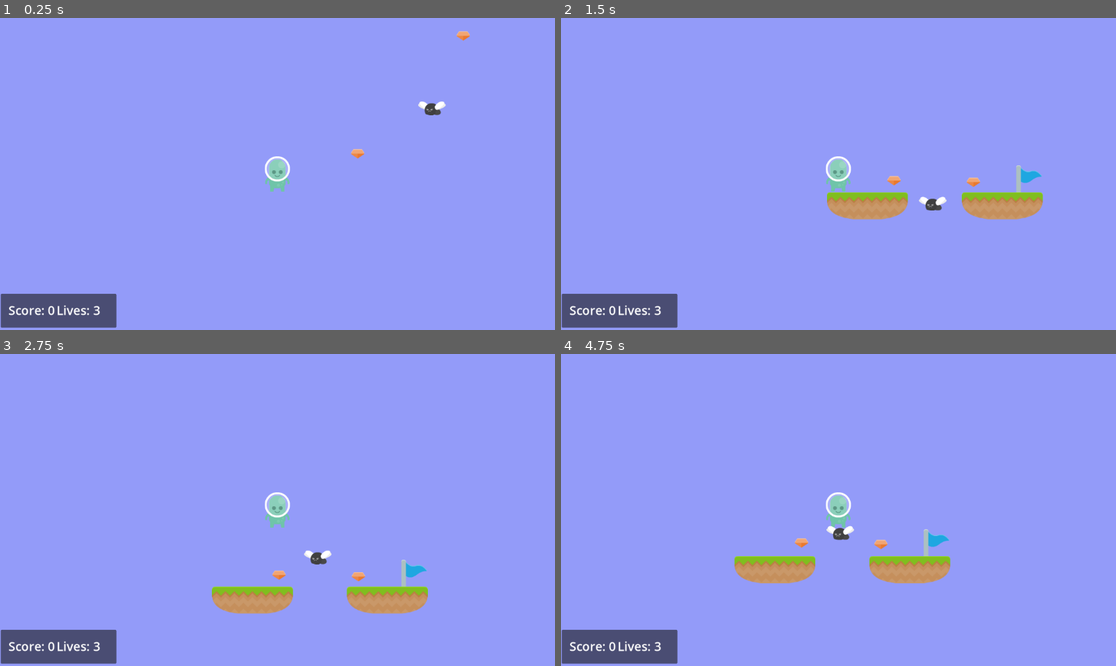
Above: before the commit, frames 1-4 (two rows, left to right).
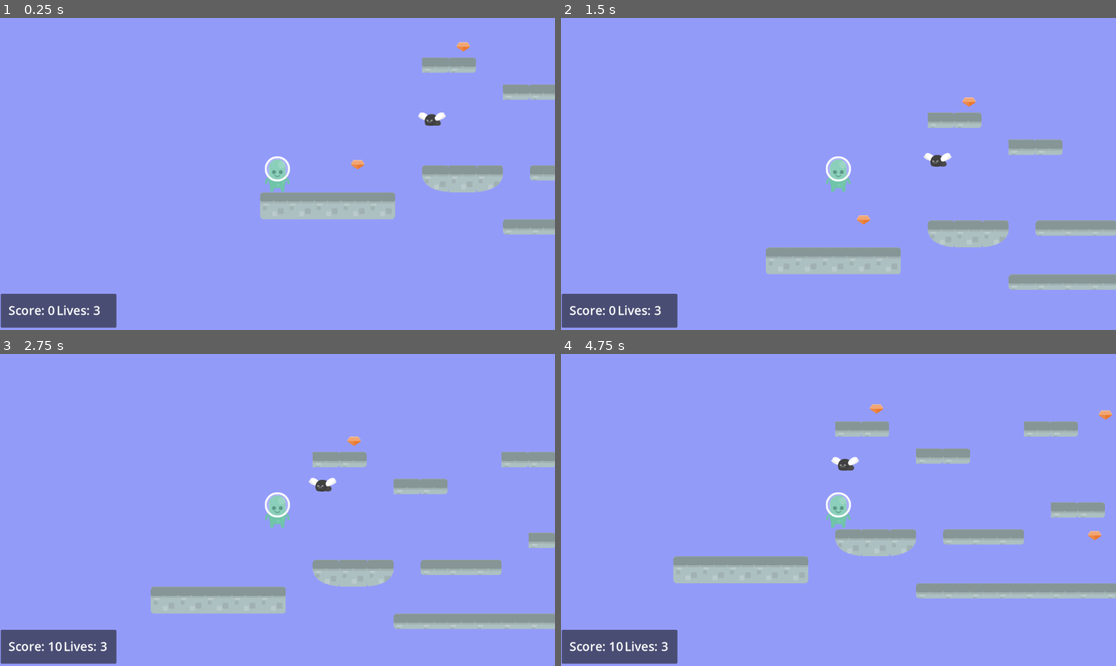
Above: after the commit, the same moments.

Repository: adrianschofield/unshaped-godot-2dplatformer
Game: Godot game, scene res://Scenes/level_3.tscn
Two runs of this game, one before a commit and one after it. Both use one fixed random seed, a clock stepped at 60 frames per second and the inputs below. This scene is started directly instead of the project's main scene. Sound files missing from this copy of the repository are replaced by a short silence.
Inputs (mouse positions are in pixels of both pictures, inside the frame that each line leads up to):
- Up to frame 1 (0.25 s): no input
- Up to frame 2 (1.5 s): hold Right 0.53-1.25 s; tap Space at 0.77 s; click (832, 202) at 1.25 s, where only the run before the commit has a clickable "Play Again?"
- Up to frame 3 (2.75 s): hold Right from 2.03 s (still down); tap Space at 2.27 s
- Up to frame 4 (4.75 s): release Right at 2.78 s; hold Left 2.78-3.53 s; hold Right from 3.53 s (still down); tap Space at 3.77, 4.52 s

The runs differ from the first frame. In frame 1, 5.4% of the frame differs, in the area x 46-100%, y 4-70%; in frame 2, 8.9%; in frame 3, 9.1%; in frame 4, 9.6%, in the area x 8-100%, y 16-96%.

Commit message:
Fixed level_3 after tiles removed by copy paste

Diff:
--- a/Scenes/level_3.tscn
+++ b/Scenes/level_3.tscn
@@ -1,13 +1,496 @@
-[gd_scene load_steps=6 format=3 uid="uid://b5lawexi0sj66"]
-
+[gd_scene load_steps=8 format=3 uid="uid://b5lawexi0sj66"]
+
+[ext_resource type="Texture2D" uid="uid://bvj0y6w5vjwsf" path="res://Assets/Tiles/tiles_sheet.png" id="1_qojr0"]
 [ext_resource type="PackedScene" uid="uid://olld3eonwtqm" path="res://Scenes/player.tscn" id="2_6hdve"]
 [ext_resource type="PackedScene" uid="uid://bfbijikxvwkom" path="res://Scenes/finish_flag.tscn" id="3_oi27t"]
 [ext_resource type="PackedScene" uid="uid://cjh2sw7vviwdh" path="res://Scenes/enemy_fly.tscn" id="4_lrgcc"]
 [ext_resource type="PackedScene" uid="uid://bk1ogy8xn8pj0" path="res://Scenes/gem.tscn" id="5_4bvro"]
 
+[sub_resource type="TileSetAtlasSource" id="TileSetAtlasSource_spvbm"]
+texture = ExtResource("1_qojr0")
+texture_region_size = Vector2i(70, 70)
+0:0/0 = 0
+0:0/0/physics_layer_0/linear_velocity = Vector2(0, 0)
+0:0/0/physics_layer_0/angular_velocity = 0.0
+1:0/0 = 0
+1:0/0/physics_layer_0/linear_velocity = Vector2(0, 0)
+1:0/0/physics_layer_0/angular_velocity = 0.0
+2:0/0 = 0
+2:0/0/physics_layer_0/linear_velocity = Vector2(0, 0)
+2:0/0/physics_layer_0/angular_velocity = 0.0
+3:0/0 = 0
+3:0/0/physics_layer_0/linear_velocity = Vector2(0, 0)
+3:0/0/physics_layer_0/angular_velocity = 0.0
+4:0/0 = 0
+4:0/0/physics_layer_0/linear_velocity = Vector2(0, 0)
+4:0/0/physics_layer_0/angular_velocity = 0.0
+5:0/0 = 0
+5:0/0/physics_layer_0/linear_velocity = Vector2(0, 0)
+5:0/0/physics_layer_0/angular_velocity = 0.0
+6:0/0 = 0
+6:0/0/physics_layer_0/linear_velocity = Vector2(0, 0)
+6:0/0/physics_layer_0/angular_velocity = 0.0
+7:0/0 = 0
+7:0/0/physics_layer_0/linear_velocity = Vector2(0, 0)
+7:0/0/physics_layer_0/angular_velocity = 0.0
+8:0/0 = 0
+8:0/0/physics_layer_0/linear_velocity = Vector2(0, 0)
+8:0/0/physics_layer_0/angular_velocity = 0.0
+8:0/0/physics_layer_0/polygon_0/points = PackedVector2Array(-35, -35, 35, -35, 35, 35, -35, 35)
+9:0/0 = 0
+9:0/0/physics_layer_0/linear_velocity = Vector2(0, 0)
+9:0/0/physics_layer_0/angular_velocity = 0.0
+10:0/0 = 0
+10:0/0/physics_layer_0/linear_velocity = Vector2(0, 0)
+10:0/0/physics_layer_0/angular_velocity = 0.0
+11:0/0 = 0
+11:0/0/physics_layer_0/linear_velocity = Vector2(0, 0)
+11:0/0/physics_layer_0/angular_velocity = 0.0
+11:0/0/physics_layer_0/polygon_0/points = PackedVector2Array(-35, -35, 35, -35, 35, 35, -35, 35)
+0:1/0 = 0
+0:1/0/physics_layer_0/linear_velocity = Vector2(0, 0)
+0:1/0/physics_layer_0/angular_velocity = 0.0
+1:1/0 = 0
+1:1/0/physics_layer_0/linear_velocity = Vector2(0, 0)
+1:1/0/physics_layer_0/angular_velocity = 0.0
+1:1/0/physics_layer_0/polygon_0/points = PackedVector2Array(-35, -35, 35, -35, 35, 35, -35, 35)
+2:1/0 = 0
+2:1/0/physics_layer_0/linear_velocity = Vector2(0, 0)
+2:1/0/physics_layer_0/angular_velocity = 0.0
+3:1/0 = 0
+3:1/0/physics_layer_0/linear_velocity = Vector2(0, 0)
+3:1/0/physics_layer_0/angular_velocity = 0.0
+4:1/0 = 0
+4:1/0/physics_layer_0/linear_velocity = Vector2(0, 0)
+4:1/0/physics_layer_0/angular_velocity = 0.0
+5:1/0 = 0
+5:1/0/physics_layer_0/linear_velocity = Vector2(0, 0)
+5:1/0/physics_layer_0/angular_velocity = 0.0
+6:1/0 = 0
+6:1/0/physics_layer_0/linear_velocity = Vector2(0, 0)
+6:1/0/physics_layer_0/angular_velocity = 0.0
+7:1/0 = 0
+7:1/0/physics_layer_0/linear_velocity = Vector2(0, 0)
+7:1/0/physics_layer_0/angular_velocity = 0.0
+8:1/0 = 0
+8:1/0/physics_layer_0/linear_velocity = Vector2(0, 0)
+8:1/0/physics_layer_0/angular_velocity = 0.0
+8:1/0/physics_layer_0/polygon_0/points = PackedVector2Array(-35, -35, 35, -35, 35, 35, -35, 35)
+9:1/0 = 0
+9:1/0/physics_layer_0/linear_velocity = Vector2(0, 0)
+9:1/0/physics_layer_0/angular_velocity = 0.0
+10:1/0 = 0
+10:1/0/physics_layer_0/linear_velocity = Vector2(0, 0)
+10:1/0/physics_layer_0/angular_velocity = 0.0
+11:1/0 = 0
+11:1/0/physics_layer_0/linear_velocity = Vector2(0, 0)
+11:1/0/physics_layer_0/angular_velocity = 0.0
+11:1/0/physics_layer_0/polygon_0/points = PackedVector2Array(-35, -35, 35, -35, 35, 35, -35, 35)
+0:2/0 = 0
+0:2/0/physics_layer_0/linear_velocity = Vector2(0, 0)
+0:2/0/physics_layer_0/angular_velocity = 0.0
+1:2/0 = 0
+1:2/0/physics_layer_0/linear_velocity = Vector2(0, 0)
+1:2/0/physics_layer_0/angular_velocity = 0.0
+1:2/0/physics_layer_0/polygon_0/points = PackedVector2Array(-35, -35, 35, -35, 35, 35, -35, 35)
+2:2/0 = 0
+2:2/0/physics_layer_0/linear_velocity = Vector2(0, 0)
+2:2/0/physics_layer_0/angular_velocity = 0.0
+3:2/0 = 0
+3:2/0/physics_layer_0/linear_velocity = Vector2(0, 0)
+3:2/0/physics_layer_0/angular_velocity = 0.0
+4:2/0 = 0
+4:2/0/physics_layer_0/linear_velocity = Vector2(0, 0)
+4:2/0/physics_layer_0/angular_velocity = 0.0
+5:2/0 = 0
+5:2/0/physics_layer_0/linear_velocity = Vector2(0, 0)
+5:2/0/physics_layer_0/angular_velocity = 0.0
+6:2/0 = 0
+6:2/0/physics_layer_0/linear_velocity = Vector2(0, 0)
+6:2/0/physics_layer_0/angular_velocity = 0.0
+7:2/0 = 0
+7:2/0/physics_layer_0/linear_velocity = Vector2(0, 0)
+7:2/0/physics_layer_0/angular_velocity = 0.0
+8:2/0 = 0
+8:2/0/physics_layer_0/linear_velocity = Vector2(0, 0)
+8:2/0/physics_layer_0/angular_velocity = 0.0
+9:2/0 = 0
+9:2/0/physics_layer_0/linear_velocity = Vector2(0, 0)
+9:2/0/physics_layer_0/angular_velocity = 0.0
+10:2/0 = 0
+10:2/0/physics_layer_0/linear_velocity = Vector2(0, 0)
+10:2/0/physics_layer_0/angular_velocity = 0.0
+10:2/0/physics_layer_0/polygon_0/points = PackedVector2Array(-35, -35, 35, -35, 35, 35, -35, 35)
+11:2/0 = 0
+11:2/0/physics_layer_0/linear_velocity = Vector2(0, 0)
+11:2/0/physics_layer_0/angular_velocity = 0.0
+11:2/0/physics_layer_0/polygon_0/points = PackedVector2Array(-35, -35, 35, -35, 35, 35, -35, 35)
+0:3/0 = 0
+0:3/0/physics_layer_0/linear_velocity = Vector2(0, 0)
+0:3/0/physics_layer_0/angular_velocity = 0.0
+1:3/0 = 0
+1:3/0/physics_layer_0/linear_velocity = Vector2(0, 0)
+1:3/0/physics_layer_0/angular_velocity = 0.0
+1:3/0/physics_layer_0/polygon_0/points = PackedVector2Array(-35, -35, 35, -35, 35, 35, -35, 35)
+2:3/0 = 0
+2:3/0/physics_layer_0/linear_velocity = Vector2(0, 0)
+2:3/0/physics_layer_0/angular_velocity = 0.0
+3:3/0 = 0
+3:3/0/physics_layer_0/linear_velocity = Vector2(0, 0)
+3:3/0/physics_layer_0/angular_velocity = 0.0
+4:3/0 = 0
+4:3/0/physics_layer_0/linear_velocity = Vector2(0, 0)
+4:3/0/physics_layer_0/angular_velocity = 0.0
+8:3/0 = 0
+8:3/0/physics_layer_0/linear_velocity = Vector2(0, 0)
+8:3/0/physics_layer_0/angular_velocity = 0.0
+9:3/0 = 0
+9:3/0/physics_layer_0/linear_velocity = Vector2(0, 0)
+9:3/0/physics_layer_0/angular_velocity = 0.0
+10:3/0 = 0
+10:3/0/physics_layer_0/linear_velocity = Vector2(0, 0)
+10:3/0/physics_layer_0/angular_velocity = 0.0
+10:3/0/physics_layer_0/polygon_0/points = PackedVector2Array(-35, -35, 35, -35, 35, 35, -35, 35)
+11:3/0 = 0
+11:3/0/physics_layer_0/linear_velocity = Vector2(0, 0)
+11:3/0/physics_layer_0/angular_velocity = 0.0
+11:3/0/physics_layer_0/polygon_0/points = PackedVector2Array(-35, -35, 35, -35, 35, 35, -35, 35)
+0:4/0 = 0
+0:4/0/physics_layer_0/linear_velocity = Vector2(0, 0)
+0:4/0/physics_layer_0/angular_velocity = 0.0
+1:4/0 = 0
+1:4/0/physics_layer_0/linear_velocity = Vector2(0, 0)
+1:4/0/physics_layer_0/angular_velocity = 0.0
+1:4/0/physics_layer_0/polygon_0/points = PackedVector2Array(-35, -35, 35, -35, 35, 35, -35, 35)
+2:4/0 = 0
+2:4/0/physics_layer_0/linear_velocity = Vector2(0, 0)
+2:4/0/physics_layer_0/angular_velocity = 0.0
+3:4/0 = 0
+3:4/0/physics_layer_0/linear_velocity = Vector2(0, 0)
+3:4/0/physics_layer_0/angular_velocity = 0.0
+4:4/0 = 0
+4:4/0/physics_layer_0/linear_velocity = Vector2(0, 0)
+4:4/0/physics_layer_0/angular_velocity = 0.0
+4:4/0/physics_layer_0/polygon_0/points = PackedVector2Array(-35, -35, 35, -35, 35, 35, -35, 35)
+5:4/0 = 0
+5:4/0/physics_layer_0/linear_velocity = Vector2(0, 0)
+5:4/0/physics_layer_0/angular_velocity = 0.0
+6:4/0 = 0
+6:4/0/physics_layer_0/linear_velocity = Vector2(0, 0)
+6:4/0/physics_layer_0/angular_velocity = 0.0
+7:4/0 = 0
+7:4/0/physics_layer_0/linear_velocity = Vector2(0, 0)
+7:4/0/physics_layer_0/angular_velocity = 0.0
+7:4/0/physics_layer_0/polygon_0/points = PackedVector2Array(-35, -35, 35, -35, 35, 35, -35, 35)
+8:4/0 = 0
+8:4/0/physics_layer_0/linear_velocity = Vector2(0, 0)
+8:4/0/physics_layer_0/angular_velocity = 0.0
+9:4/0 = 0
+9:4/0/physics_layer_0/linear_velocity = Vector2(0, 0)
+9:4/0/physics_layer_0/angular_velocity = 0.0
+10:4/0 = 0
+10:4/0/physics_layer_0/linear_velocity = Vector2(0, 0)
+10:4/0/physics_layer_0/angular_velocity = 0.0
+10:4/0/physics_layer_0/polygon_0/points = PackedVector2Array(-35, -35, 35, -35, 35, 35, -35, 35)
+11:4/0 = 0
+11:4/0/physics_layer_0/linear_velocity = Vector2(0, 0)
+11:4/0/physics_layer_0/angular_velocity = 0.0
+11:4/0/physics_layer_0/polygon_0/points = PackedVector2Array(-35, -35, 35, -35, 35, 35, -35, 35)
+0:5/0 = 0
+0:5/0/physics_layer_0/linear_velocity = Vector2(0, 0)
+0:5/0/physics_layer_0/angular_velocity = 0.0
+1:5/0 = 0
+1:5/0/physics_layer_0/linear_velocity = Vector2(0, 0)
+1:5/0/physics_layer_0/angular_velocity = 0.0
+1:5/0/physics_layer_0/polygon_0/points = PackedVector2Array(-35, -35, 35, -35, 35, 35, -35, 35)
+2:5/0 = 0
+2:5/0/physics_layer_0/linear_velocity = Vector2(0, 0)
+2:5/0/physics_layer_0/angular_velocity = 0.0
+3:5/0 = 0
+3:5/0/physics_layer_0/linear_velocity = Vector2(0, 0)
+3:5/0/physics_layer_0/angular_velocity = 0.0
+4:5/0 = 0
+4:5/0/physics_layer_0/linear_velocity = Vector2(0, 0)
+4:5/0/physics_layer_0/angular_velocity = 0.0
+4:5/0/physics_layer_0/polygon_0/points = PackedVector2Array(-35, -35, 35, -35, 35, 35, -35, 35)
+5:5/0 = 0
+5:5/0/physics_layer_0/linear_velocity = Vector2(0, 0)
+5:5/0/physics_layer_0/angular_velocity = 0.0
+6:5/0 = 0
+6:5/0/physics_layer_0/linear_velocity = Vector2(0, 0)
+6:5/0/physics_layer_0/angular_velocity = 0.0
+7:5/0 = 0
+7:5/0/physics_layer_0/linear_velocity = Vector2(0, 0)
+7:5/0/physics_layer_0/angular_velocity = 0.0
+7:5/0/physics_layer_0/polygon_0/points = PackedVector2Array(-35, -35, 35, -35, 35, 35, -35, 35)
+8:5/0 = 0
+8:5/0/physics_layer_0/linear_velocity = Vector2(0, 0)
+8:5/0/physics_layer_0/angular_velocity = 0.0
+9:5/0 = 0
+9:5/0/physics_layer_0/linear_velocity = Vector2(0, 0)
+9:5/0/physics_layer_0/angular_velocity = 0.0
+10:5/0 = 0
+10:5/0/physics_layer_0/linear_velocity = Vector2(0, 0)
+10:5/0/physics_layer_0/angular_velocity = 0.0
+11:5/0 = 0
+11:5/0/physics_layer_0/linear_velocity = Vector2(0, 0)
+11:5/0/physics_layer_0/angular_velocity = 0.0
+11:5/0/physics_layer_0/polygon_0/points = PackedVector2Array(-35, -35, 35, -35, 35, 35, -35, 35)
+0:6/0 = 0
+0:6/0/physics_layer_0/linear_velocity = Vector2(0, 0)
+0:6/0/physics_layer_0/angular_velocity = 0.0
+0:6/0/physics_layer_0/polygon_0/points = PackedVector2Array(-35, -35, 35, -35, 35, 35, -35, 35)
+1:6/0 = 0
+1:6/0/physics_layer_0/linear_velocity = Vector2(0, 0)
+1:6/0/physics_layer_0/angular_velocity = 0.0
+1:6/0/physics_layer_0/polygon_0/points = PackedVector2Array(-35, -35, 35, -35, 35, 35, -35, 35)
+2:6/0 = 0
+2:6/0/physics_layer_0/linear_velocity = Vector2(0, 0)
+2:6/0/physics_layer_0/angular_velocity = 0.0
+3:6/0 = 0
+3:6/0/physics_layer_0/linear_velocity = Vector2(0, 0)
+3:6/0/physics_layer_0/angular_velocity = 0.0
+4:6/0 = 0
+4:6/0/physics_layer_0/linear_velocity = Vector2(0, 0)
+4:6/0/physics_layer_0/angular_velocity = 0.0
+4:6/0/physics_layer_0/polygon_0/points = PackedVector2Array(-35, -35, 35, -35, 35, 35, -35, 35)
+5:6/0 = 0
+5:6/0/physics_layer_0/linear_velocity = Vector2(0, 0)
+5:6/0/physics_layer_0/angular_velocity = 0.0
+6:6/0 = 0
+6:6/0/physics_layer_0/linear_velocity = Vector2(0, 0)
+6:6/0/physics_layer_0/angular_velocity = 0.0
+7:6/0 = 0
+7:6/0/physics_layer_0/linear_velocity = Vector2(0, 0)
+7:6/0/physics_layer_0/angular_velocity = 0.0
+7:6/0/physics_layer_0/polygon_0/points = PackedVector2Array(-35, -35, 35, -35, 35, 35, -35, 35)
+8:6/0 = 0
+8:6/0/physics_layer_0/linear_velocity = Vector2(0, 0)
+8:6/0/physics_layer_0/angular_velocity = 0.0
+9:6/0 = 0
+9:6/0/physics_layer_0/linear_velocity = Vector2(0, 0)
+9:6/0/physics_layer_0/angular_velocity = 0.0
+10:6/0 = 0
+10:6/0/physics_layer_0/linear_velocity = Vector2(0, 0)
+10:6/0/physics_layer_0/angular_velocity = 0.0
+11:6/0 = 0
+11:6/0/physics_layer_0/linear_velocity = Vector2(0, 0)
+11:6/0/physics_layer_0/angular_velocity = 0.0
+11:6/0/physics_layer_0/polygon_0/points = PackedVector2Array(-35, -35, 35, -35, 35, 35, -35, 35)
+0:7/0 = 0
+0:7/0/physics_layer_0/linear_velocity = Vector2(0, 0)
+0:7/0/physics_layer_0/angular_velocity = 0.0
+0:7/0/physics_layer_0/polygon_0/points = PackedVector2Array(-35, -35, 35, -35, 35, 35, -35, 35)
+1:7/0 = 0
+1:7/0/physics_layer_0/linear_velocity = Vector2(0, 0)
+1:7/0/physics_layer_0/angular_velocity = 0.0
+1:7/0/physics_layer_0/polygon_0/points = PackedVector2Array(-35, -35, 35, -35, 35, 35, -35, 35)
+2:7/0 = 0
+2:7/0/physics_layer_0/linear_velocity = Vector2(0, 0)
+2:7/0/physics_layer_0/angular_velocity = 0.0
+3:7/0 = 0
+3:7/0/physics_layer_0/linear_velocity = Vector2(0, 0)
+3:7/0/physics_layer_0/angular_velocity = 0.0
+4:7/0 = 0
+4:7/0/physics_layer_0/linear_velocity = Vector2(0, 0)
+4:7/0/physics_layer_0/angular_velocity = 0.0
+4:7/0/physics_layer_0/polygon_0/points = PackedVector2Array(-35, -35, 35, -35, 35, 35, -35, 35)
+8:7/0 = 0
+8:7/0/physics_layer_0/linear_velocity = Vector2(0, 0)
+8:7/0/physics_layer_0/angular_velocity = 0.0
+9:7/0 = 0
+9:7/0/physics_layer_0/linear_velocity = Vector2(0, 0)
+9:7/0/physics_layer_0/angular_velocity = 0.0
+10:7/0 = 0
+10:7/0/physics_layer_0/linear_velocity = Vector2(0, 0)
+10:7/0/physics_layer_0/angular_velocity = 0.0
+10:7/0/physics_layer_0/polygon_0/points = PackedVector2Array(-35, -35, 35, -35, 35, 35, -35, 35)
+11:7/0 = 0
+11:7/0/physics_layer_0/linear_velocity = Vector2(0, 0)
+11:7/0/physics_layer_0/angular_velocity = 0.0
+11:7/0/physics_layer_0/polygon_0/points = PackedVector2Array(-35, -35, 35, -35, 35, 35, -35, 35)
+0:8/0 = 0
+0:8/0/physics_layer_0/linear_velocity = Vector2(0, 0)
+0:8/0/physics_layer_0/angular_velocity = 0.0
+0:8/0/physics_layer_0/polygon_0/points = PackedVector2Array(-35, -35, 35, -35, 35, 35, -35, 35)
+1:8/0 = 0
+1:8/0/physics_layer_0/linear_velocity = Vector2(0, 0)
+1:8/0/physics_layer_0/angular_velocity = 0.0
+1:8/0/physics_layer_0/polygon_0/points = PackedVector2Array(-35, -35, 35, -35, 35, 35, -35, 35)
+2:8/0 = 0
+2:8/0/physics_layer_0/linear_velocity = Vector2(0, 0)
+2:8/0/physics_layer_0/angular_velocity = 0.0
+3:8/0 = 0
+3:8/0/physics_layer_0/linear_velocity = Vector2(0, 0)
+3:8/0/physics_layer_0/angular_velocity = 0.0
+3:8/0/physics_layer_0/polygon_0/points = PackedVector2Array(-35, -35, 35, -35, 35, 35, -35, 35)
+4:8/0 = 0
+4:8/0/physics_layer_0/linear_velocity = Vector2(0, 0)
+4:8/0/physics_layer_0/angular_velocity = 0.0
+4:8/0/physics_layer_0/polygon_0/points = PackedVector2Array(-35, -35, 35, -35, 35, 35, -35, 35)
+5:8/0 = 0
+5:8/0/physics_layer_0/linear_velocity = Vector2(0, 0)
+5:8/0/physics_layer_0/angular_velocity = 0.0
+6:8/0 = 0
+6:8/0/physics_layer_0/linear_velocity = Vector2(0, 0)
+6:8/0/physics_layer_0/angular_velocity = 0.0
+6:8/0/physics_layer_0/polygon_0/points = PackedVector2Array(-35, -35, 35, -35, 35, 35, -35, 35)
+7:8/0 = 0
+7:8/0/physics_layer_0/linear_velocity = Vector2(0, 0)
+7:8/0/physics_layer_0/angular_velocity = 0.0
+7:8/0/physics_layer_0/polygon_0/points = PackedVector2Array(-35, -35, 35, -35, 35, 35, -35, 35)
+8:8/0 = 0
+8:8/0/physics_layer_0/linear_velocity = Vector2(0, 0)
+8:8/0/physics_layer_0/angular_velocity = 0.0
+9:8/0 = 0
+9:8/0/physics_layer_0/linear_velocity = Vector2(0, 0)
+9:8/0/physics_layer_0/angular_velocity = 0.0
+10:8/0 = 0
+10:8/0/physics_layer_0/linear_velocity = Vector2(0, 0)
+10:8/0/physics_layer_0/angular_velocity = 0.0
+10:8/0/physics_layer_0/polygon_0/points = PackedVector2Array(-35, -35, 35, -35, 35, 35, -35, 35)
+11:8/0 = 0
+11:8/0/physics_layer_0/linear_velocity = Vector2(0, 0)
+11:8/0/physics_layer_0/angular_velocity = 0.0
+11:8/0/physics_layer_0/polygon_0/points = PackedVector2Array(-35, -35, 35, -35, 35, 35, -35, 35)
+1:9/0 = 0
+1:9/0/physics_layer_0/linear_velocity = Vector2(0, 0)
+1:9/0/physics_layer_0/angular_velocity = 0.0
+1:9/0/physics_layer_0/polygon_0/points = PackedVector2Array(-35, -35, 35, -35, 35, 35, -35, 35)
+2:9/0 = 0
+2:9/0/physics_layer_0/linear_velocity = Vector2(0, 0)
+2:9/0/physics_layer_0/angular_velocity = 0.0
+4:9/0 = 0
+4:9/0/physics_layer_0/linear_velocity = Vector2(0, 0)
+4:9/0/physics_layer_0/angular_velocity = 0.0
+4:9/0/physics_layer_0/polygon_0/points = PackedVector2Array(-35, -35, 35, -35, 35, 35, -35, 35)
+5:9/0 = 0
+5:9/0/physics_layer_0/linear_velocity = Vector2(0, 0)
+5:9/0/physics_layer_0/angular_velocity = 0.0
+6:9/0 = 0
+6:9/0/physics_layer_0/linear_velocity = Vector2(0, 0)
+6:9/0/physics_layer_0/angular_velocity = 0.0
+6:9/0/physics_layer_0/polygon_0/points = PackedVector2Array(-35, -35, 35, -35, 35, 35, -35, 35)
+7:9/0 = 0
+7:9/0/physics_layer_0/linear_velocity = Vector2(0, 0)
+7:9/0/physics_layer_0/angular_velocity = 0.0
+7:9/0/physics_layer_0/polygon_0/points = PackedVector2Array(-35, -35, 35, -35, 35, 35, -35, 35)
+8:9/0 = 0
+8:9/0/physics_layer_0/linear_velocity = Vector2(0, 0)
+8:9/0/physics_layer_0/angular_velocity = 0.0
+9:9/0 = 0
+9:9/0/physics_layer_0/linear_velocity = Vector2(0, 0)
+9:9/0/physics_layer_0/angular_velocity = 0.0
+10:9/0 = 0
+10:9/0/physics_layer_0/linear_velocity = Vector2(0, 0)
+10:9/0/physics_layer_0/angular_velocity = 0.0
+10:9/0/physics_layer_0/polygon_0/points = PackedVector2Array(-35, -35, 35, -35, 35, 35, -35, 35)
+11:9/0 = 0
+11:9/0/physics_layer_0/linear_velocity = Vector2(0, 0)
+11:9/0/physics_layer_0/angular_velocity = 0.0
+1:10/0 = 0
+1:10/0/physics_layer_0/linear_velocity = Vector2(0, 0)
+1:10/0/physics_layer_0/angular_velocity = 0.0
+1:10/0/physics_layer_0/polygon_0/points = PackedVector2Array(-35, -35, 35, -35, 35, 35, -35, 35)
+2:10/0 = 0
+2:10/0/physics_layer_0/linear_velocity = Vector2(0, 0)
+2:10/0/physics_layer_0/angular_velocity = 0.0
+3:10/0 = 0
+3:10/0/physics_layer_0/linear_velocity = Vector2(0, 0)
+3:10/0/physics_layer_0/angular_velocity = 0.0
+3:10/0/physics_layer_0/polygon_0/points = PackedVector2Array(-35, -35, 35, -35, 35, 35, -35, 35)
+4:10/0 = 0
+4:10/0/physics_layer_0/linear_velocity = Vector2(0, 0)
+4:10/0/physics_layer_0/angular_velocity = 0.0
+4:10/0/physics_layer_0/polygon_0/points = PackedVector2Array(-35, -35, 35, -35, 35, 35, -35, 35)
+5:10/0 = 0
+5:10/0/physics_layer_0/linear_velocity = Vector2(0, 0)
+5:10/0/physics_layer_0/angular_velocity = 0.0
+6:10/0 = 0
+6:10/0/physics_layer_0/linear_velocity = Vector2(0, 0)
+6:10/0/physics_layer_0/angular_velocity = 0.0
+6:10/0/physics_layer_0/polygon_0/points = PackedVector2Array(-35, -35, 35, -35, 35, 35, -35, 35)
+7:10/0 = 0
+7:10/0/physics_layer_0/linear_velocity = Vector2(0, 0)
+7:10/0/physics_layer_0/angular_velocity = 0.0
+7:10/0/physics_layer_0/polygon_0/points = PackedVector2Array(-35, -35, 35, -35, 35, 35, -35, 35)
+8:10/0 = 0
+8:10/0/physics_layer_0/linear_velocity = Vector2(0, 0)
+8:10/0/physics_layer_0/angular_velocity = 0.0
+9:10/0 = 0
+9:10/0/physics_layer_0/linear_velocity = Vector2(0, 0)
+9:10/0/physics_layer_0/angular_velocity = 0.0
+10:10/0 = 0
+10:10/0/physics_layer_0/linear_velocity = Vector2(0, 0)
+10:10/0/physics_layer_0/angular_velocity = 0.0
+10:10/0/physics_layer_0/polygon_0/points = PackedVector2Array(-35, -35, 35, -35, 35, 35, -35, 35)
+11:10/0 = 0
+11:10/0/physics_layer_0/linear_velocity = Vector2(0, 0)
+11:10/0/physics_layer_0/angular_velocity = 0.0
+1:11/0 = 0
+1:11/0/physics_layer_0/linear_velocity = Vector2(0, 0)
+1:11/0/physics_layer_0/angular_velocity = 0.0
+2:11/0 = 0
+2:11/0/physics_layer_0/linear_velocity = Vector2(0, 0)
+2:11/0/physics_layer_0/angular_velocity = 0.0
+3:11/0 = 0
+3:11/0/physics_layer_0/linear_velocity = Vector2(0, 0)
+3:11/0/physics_layer_0/angular_velocity = 0.0
+4:11/0 = 0
+4:11/0/physics_layer_0/linear_velocity = Vector2(0, 0)
+4:11/0/physics_layer_0/angular_velocity = 0.0
+4:11/0/physics_layer_0/polygon_0/points = PackedVector2Array(-35, -35, 35, -35, 35, 35, -35, 35)
+5:11/0 = 0
+5:11/0/physics_layer_0/linear_velocity = Vector2(0, 0)
+5:11/0/physics_layer_0/angular_velocity = 0.0
+6:11/0 = 0
+6:11/0/physics_layer_0/linear_velocity = Vector2(0, 0)
+6:11/0/physics_layer_0/angular_velocity = 0.0
+7:11/0 = 0
+7:11/0/physics_layer_0/linear_velocity = Vector2(0, 0)
+7:11/0/physics_layer_0/angular_velocity = 0.0
+7:11/0/physics_layer_0/polygon_0/points = PackedVector2Array(-35, -35, 35, -35, 35, 35, -35, 35)
+8:11/0 = 0
+8:11/0/physics_layer_0/linear_velocity = Vector2(0, 0)
+8:11/0/physics_layer_0/angular_velocity = 0.0
+9:11/0 = 0
+9:11/0/physics_layer_0/linear_velocity = Vector2(0, 0)
+9:11/0/physics_layer_0/angular_velocity = 0.0
+10:11/0 = 0
+10:11/0/physics_layer_0/linear_velocity = Vector2(0, 0)
+10:11/0/physics_layer_0/angular_velocity = 0.0
+10:11/0/physics_layer_0/polygon_0/points = PackedVector2Array(-35, -35, 35, -35, 35, 35, -35, 35)
+11:11/0 = 0
+11:11/0/physics_layer_0/linear_velocity = Vector2(0, 0)
+11:11/0/physics_layer_0/angular_velocity = 0.0
+1:12/0 = 0
+1:12/0/physics_layer_0/linear_velocity = Vector2(0, 0)
+1:12/0/physics_layer_0/angular_velocity = 0.0
+2:12/0 = 0
+2:12/0/physics_layer_0/linear_velocity = Vector2(0, 0)
+2:12/0/physics_layer_0/angular_velocity = 0.0
+8:12/0 = 0
+8:12/0/physics_layer_0/linear_velocity = Vector2(0, 0)
+8:12/0/physics_layer_0/angular_velocity = 0.0
+9:12/0 = 0
+9:12/0/physics_layer_0/linear_velocity = Vector2(0, 0)
+9:12/0/physics_layer_0/angular_velocity = 0.0
+10:12/0 = 0
+10:12/0/physics_layer_0/linear_velocity = Vector2(0, 0)
+10:12/0/physics_layer_0/angular_velocity = 0.0
+10:12/0/physics_layer_0/polygon_0/points = PackedVector2Array(-35, -35, 35, -35, 35, 35, -35, 35)
+11:12/0 = 0
+11:12/0/physics_layer_0/linear_velocity = Vector2(0, 0)
+11:12/0/physics_layer_0/angular_velocity = 0.0
+3:9/0 = 0
+3:9/0/physics_layer_0/linear_velocity = Vector2(0, 0)
+3:9/0/physics_layer_0/angular_velocity = 0.0
+3:9/0/physics_layer_0/polygon_0/points = PackedVector2Array(-35, -35, 35, -35, 35, 35, -35, 35)
+
 [sub_resource type="TileSet" id="TileSet_2i86o"]
 tile_size = Vector2i(70, 70)
 physics_layer_0/collision_layer = 1
+sources/0 = SubResource("TileSetAtlasSource_spvbm")
 
 [node name="level_3" type="Node2D"]
 
